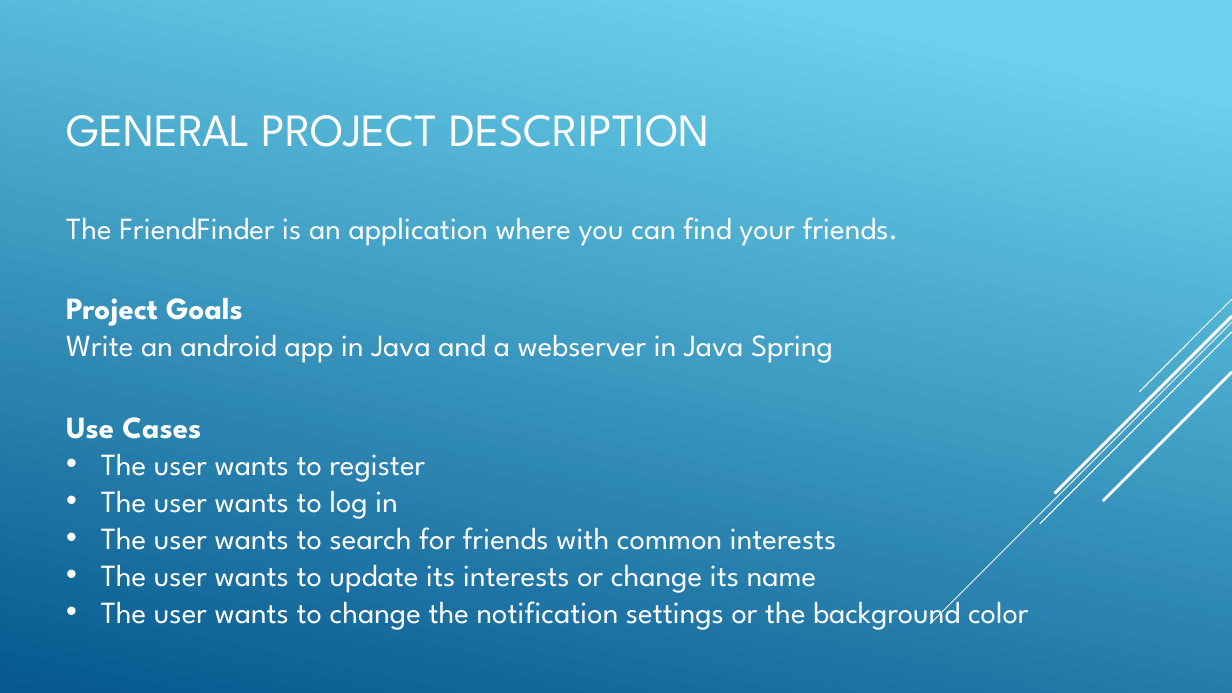
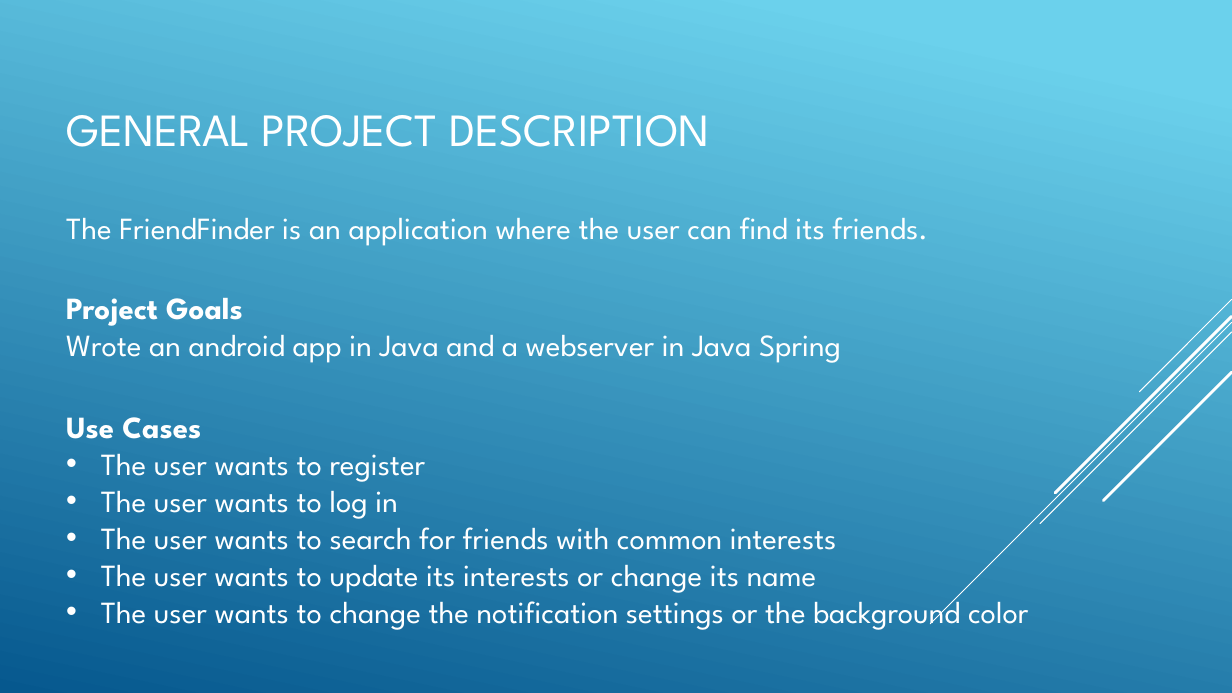
Before and after one commit to davidmszab0/Practice, a slide deck: slide 2 of android tutorials/Project/FriendFinder 1.0/friendFinder.pptx. Drawn at 1232x693 pixels with LibreOffice and Linux fonts; fonts in the diff are those of the drawing. Boxes give left, top, right and bottom in pixels: in the first picture for what was removed or moved away, otherwise in the second. Text is boxed around its words. In the diff, an @@ line names an element or a change of style, - is before the commit and + after.

```diff
--- a/android tutorials/Project/FriendFinder 1.0/friendFinder.pptx
+++ b/android tutorials/Project/FriendFinder 1.0/friendFinder.pptx
@@ text at [66, 217, 928, 246]: text changed @@
-The FriendFinder is an application where you can find your friends.
+The FriendFinder is an application where the user can find its friends.
@@ text at [66, 325, 841, 363]: text changed @@
-Write an android app in Java and a webserver in Java Spring
+Wrote an android app in Java and a webserver in Java Spring
```
Also in this commit, not shown: 5 other slides changed.
